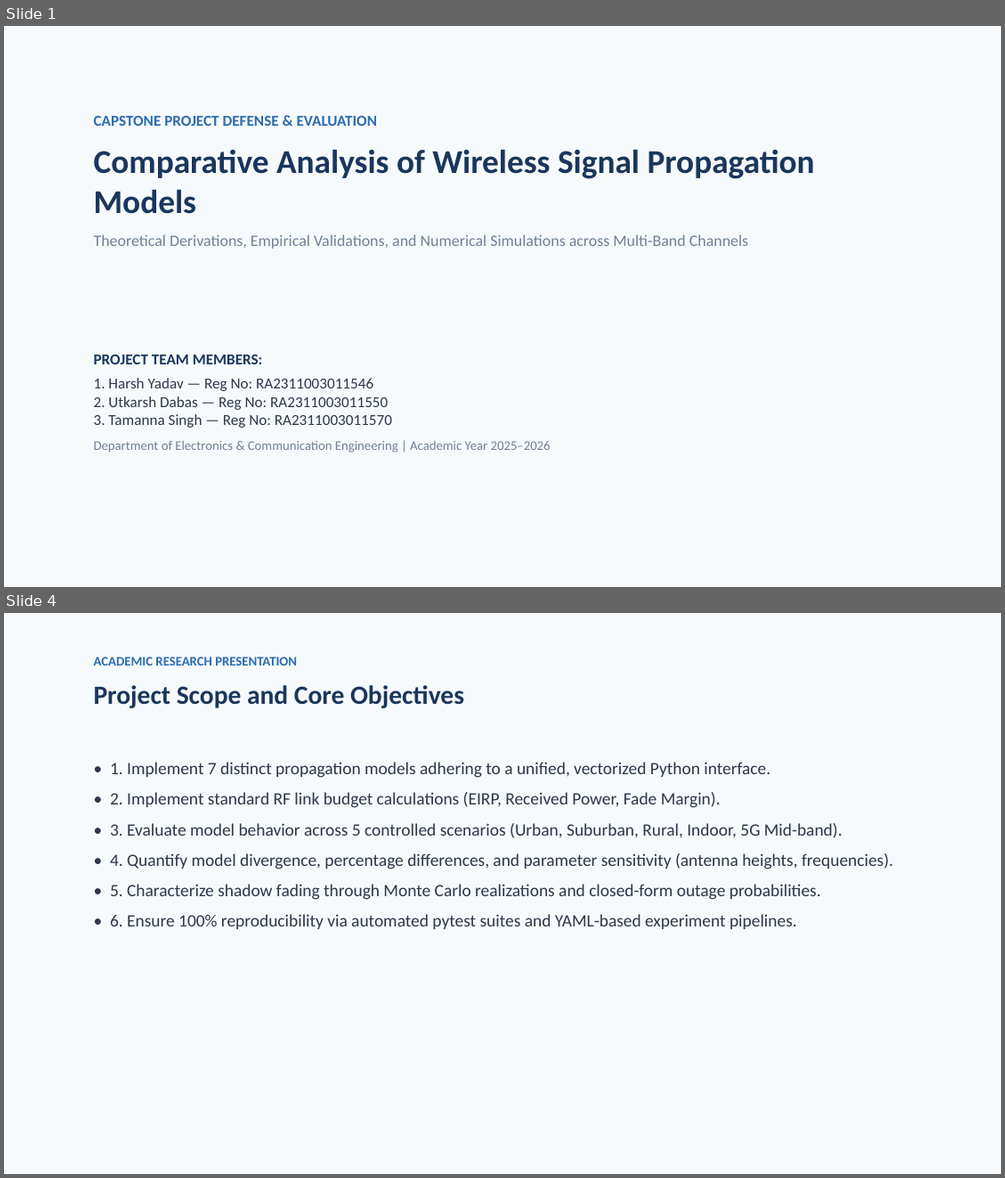
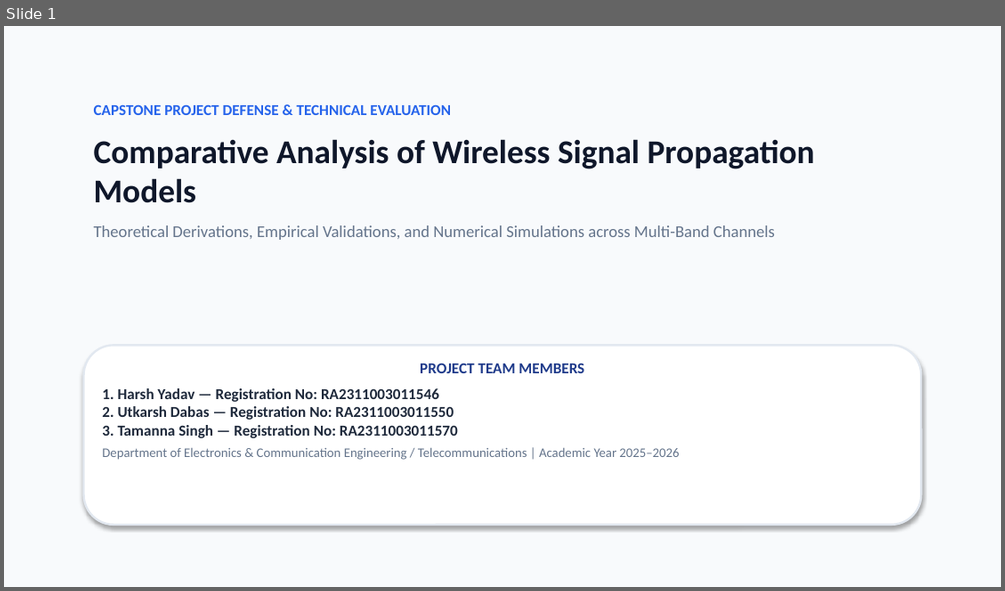
Before and after one commit to Harsh010801/Wireless, a slide deck: outputs/presentation/Wireless_Propagation_Analysis.pptx. Shown one above the other, each under a label of ours: slides 1 and 4 before the commit, slide 1 after it; the slides between them are not shown. The pictures are 1005x1178 and 1005x591 pixels, drawn with LibreOffice and Linux fonts; fonts in the diff are those of the drawing. Boxes give left, top, right and bottom in pixels: in the first picture for what was removed or moved away, otherwise in the second. Text is boxed around its words. In the diff, an @@ line names an element or a change of style, - is before the commit and + after.

Commit message:
Update master presentation with 20 slides, embedded figures, and team credentials

```diff
--- a/outputs/presentation/Wireless_Propagation_Analysis.pptx
+++ b/outputs/presentation/Wireless_Propagation_Analysis.pptx
@@ slide 4 removed at [4, 613, 1001, 1174], background #F7FAFC @@
@@ text removed at [94, 657, 297, 666] @@
-ACADEMIC RESEARCH PRESENTATION
@@ text removed at [94, 685, 464, 708] @@
-Project Scope and Core Objectives
@@ text removed at [110, 762, 893, 929] @@
-• 1. Implement 7 distinct propagation models adhering to a unified, vectorized Python interface.
-• 2. Implement standard RF link budget calculations (EIRP, Received Power, Fade Margin).
-• 3. Evaluate model behavior across 5 controlled scenarios (Urban, Suburban, Rural, Indoor, 5G Mid-band).
-• 4. Quantify model divergence, percentage differences, and parameter sensitivity (antenna heights, frequencies).
-• 5. Characterize shadow fading through Monte Carlo realizations and closed-form outage probabilities.
-• 6. Ensure 100% reproducibility via automated pytest suites and YAML-based experiment pipelines.
@@ slide 1 changed as well @@
@@ background #F7FAFC to #F8FAFC @@
@@ text "CAPSTONE PROJECT DEFENSE & TECHNICAL ...": place and size @@
-text "CAPSTONE PROJECT DEFENSE & TECHNICAL ..." at [94, 116, 815, 248]
+text "CAPSTONE PROJECT DEFENSE & TECHNICAL ..." at [94, 104, 815, 240]
@@ text at [94, 104, 451, 115]: text changed; text colour #2B6CB0 to #2563EB @@
-CAPSTONE PROJECT DEFENSE & EVALUATION
+CAPSTONE PROJECT DEFENSE & TECHNICAL EVALUATION
@@ text at [94, 139, 815, 240]: text colour #1A365D to #0F172A in "Comparative Analysis of Wireless Signal Propagation Models"; size 11.5 to 12 pt, text colour #718096 to #64748B in "Theoretical Derivations, Empirical Validations, and Numerica ..." @@
@@ rounded rectangle "PROJECT TEAM MEMBERS": place and size @@
-rounded rectangle "PROJECT TEAM MEMBERS" at [94, 354, 550, 452]
+rounded rectangle "PROJECT TEAM MEMBERS" at [84, 345, 921, 524]
@@ rounded rectangle "PROJECT TEAM MEMBERS" at [84, 345, 921, 524]: fill none to #FFFFFF; outline none to #E2E8F0 1.5 pt; shadow on @@
@@ text in rounded rectangle at [102, 362, 679, 459]: text changed; text colour #2D3748 to #1E293B; bold on @@
-PROJECT TEAM MEMBERS:
-1. Harsh Yadav — Reg No: RA2311003011546
-2. Utkarsh Dabas — Reg No: RA2311003011550
-3. Tamanna Singh — Reg No: RA2311003011570
-Department of Electronics & Communication Engineering | Academic Year 2025–2026
+PROJECT TEAM MEMBERS
+1. Harsh Yadav — Registration No: RA2311003011546
+2. Utkarsh Dabas — Registration No: RA2311003011550
+3. Tamanna Singh — Registration No: RA2311003011570
+Department of Electronics & Communication Engineering / Telecommunications | Academic Year 2025–2026
```
Also in this commit, not shown: 13 other slides changed, 6 slides added, 1 other slide removed, 3 other files.
